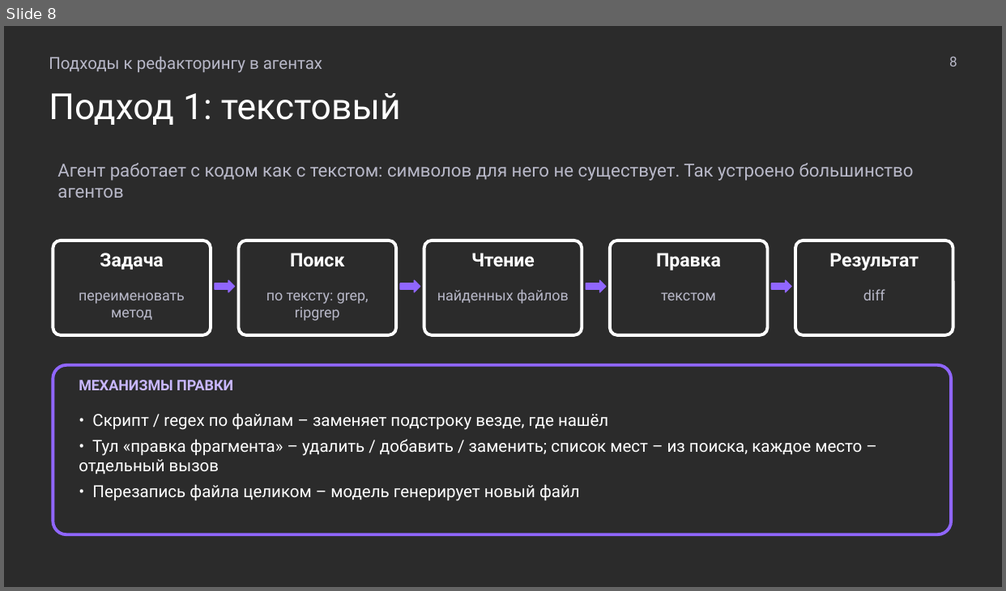
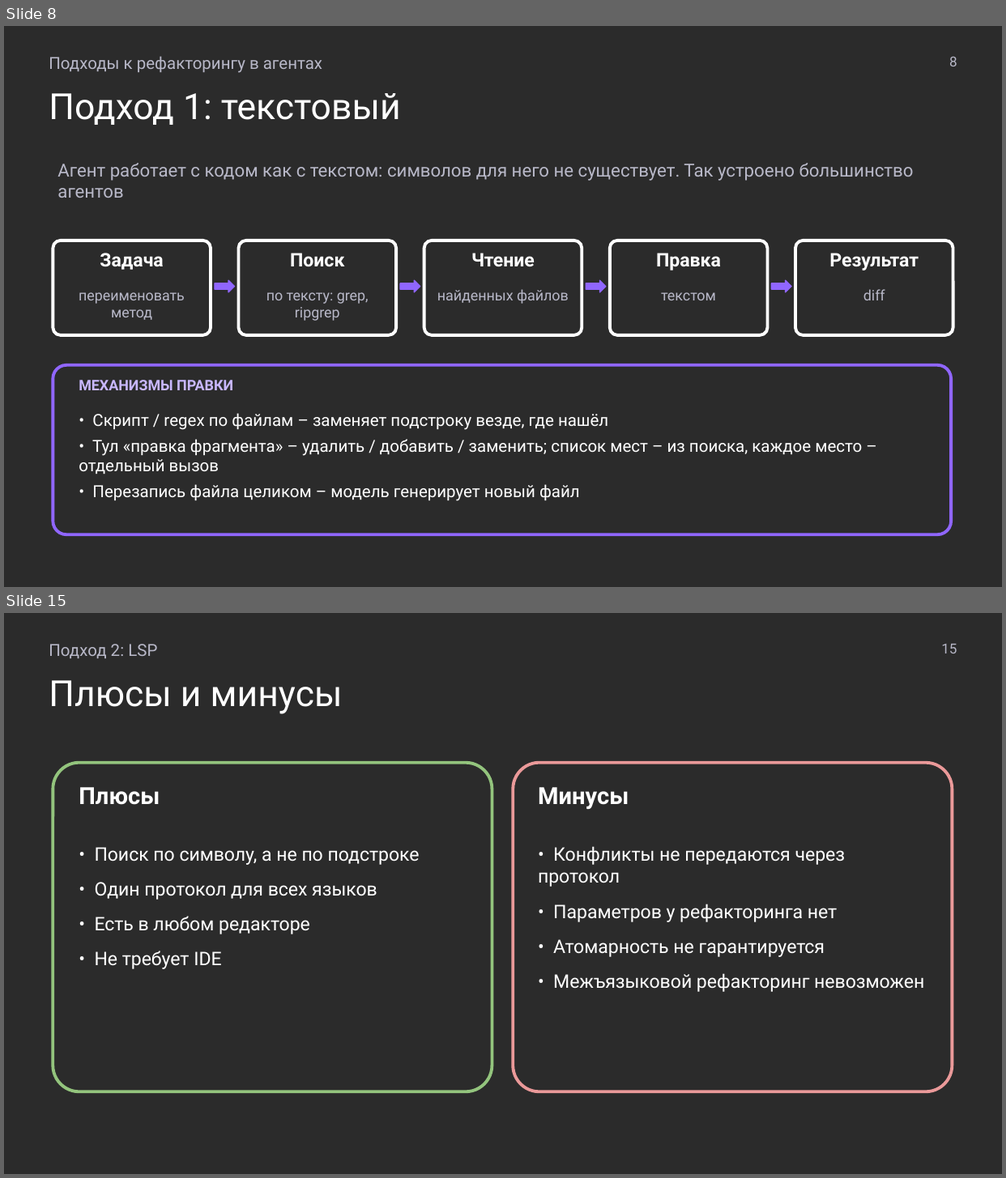
Before and after one commit to MchKosticyn/ide-refactoring-in-ai-agents, a slide deck: Доклад_ Рефакторинг в ИИ-агентах.pptx. Shown one above the other, each under a label of ours: slide 8 before the commit, slides 8 and 15 after it; the slides between them are not shown. The pictures are 1006x591 and 1006x1178 pixels, drawn with LibreOffice and Linux fonts; fonts in the diff are those of the drawing; background and template pictures are left out; a plain dark background stands for a picture behind light text. Boxes give left, top, right and bottom in pixels: in the first picture for what was removed or moved away, otherwise in the second. Text is boxed around its words. In the diff, an @@ line names an element or a change of style, - is before the commit and + after.

```diff
--- a/Доклад_ Рефакторинг в ИИ-агентах.pptx
+++ b/Доклад_ Рефакторинг в ИИ-агентах.pptx
@@ slide 15 added at (4, 613, 1002, 1174), background picture (left out) @@
@@ text added at (49, 644, 157, 658), 12 pt, text #B8B8C8 @@
+Подход 2: LSP
@@ text added at (941, 644, 957, 653), 10 pt, text #B8B8C8 @@
+15
@@ text added at (49, 680, 343, 714), 26 pt, text #FFFFFF @@
+Плюсы и минусы
@@ rounded rectangle added at (53, 763, 492, 1092), outline #93C47D 2.25 pt @@
@@ rounded rectangle added at (513, 763, 952, 1092), outline #EA9999 2.25 pt @@
@@ text added at (79, 787, 160, 805), 17 pt, text #FFFFFF, bold @@
+Плюсы
@@ text added at (538, 787, 629, 809), 17 pt, text #FFFFFF, bold @@
+Минусы
@@ text added at (95, 847, 420, 969), 13.5 pt, text #FFFFFF @@
+• Поиск по символу, а не по подстроке
+• Один протокол для всех языков
+• Есть в любом редакторе
+• Не требует IDE
@@ text added at (538, 846, 924, 992), 13.5 pt, text #FFFFFF @@
+• Конфликты не передаются через протокол
+• Параметров у рефакторинга нет
+• Атомарность не гарантируется
+• Межъязыковой рефакторинг невозможен
```
Also in this commit, not shown: 22 slides changed, 4 other slides added, 2 other files.
